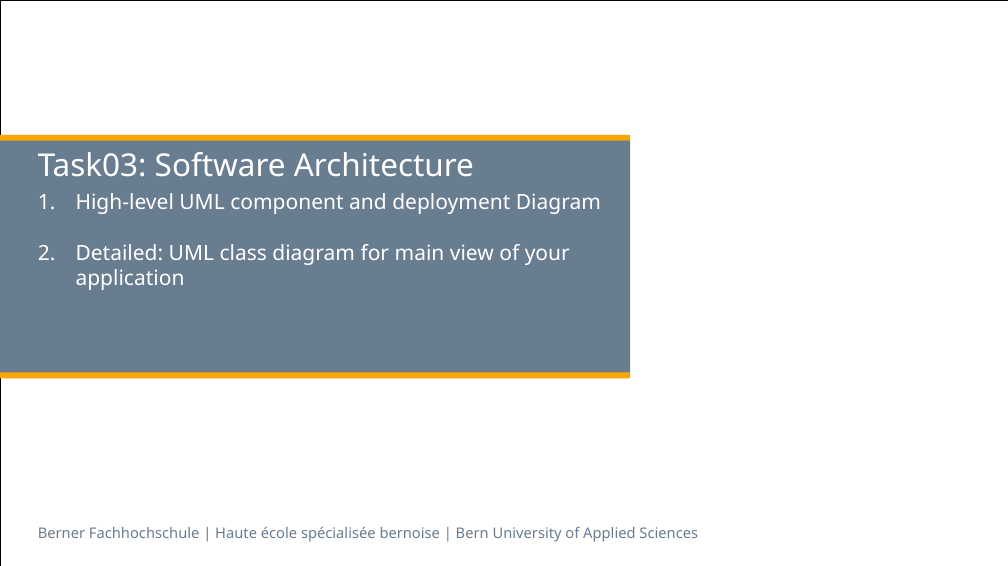
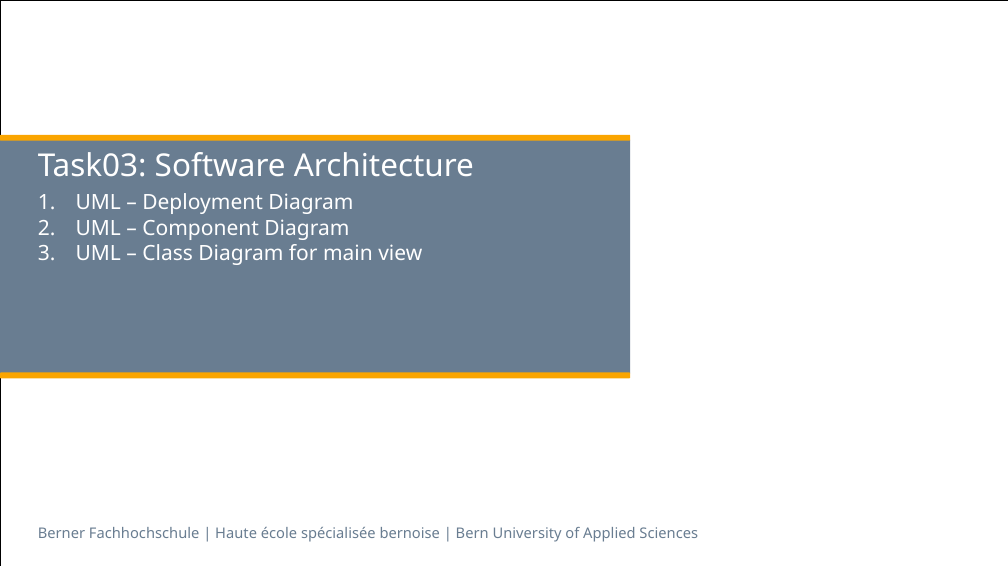
Before and after one commit to selvs1/ePsyDoc, a slide deck: slide 2 of doc/task-04/Präsentation task 03 und 04/Task03-04 - Ärzte - Suchtpatienten.pptx. Drawn at 1008x566 pixels with LibreOffice and Linux fonts; fonts in the diff are those of the drawing. Boxes give left, top, right and bottom in pixels: in the first picture for what was removed or moved away, otherwise in the second. Text is boxed around its words. In the diff, an @@ line names an element or a change of style, - is before the commit and + after.

```diff
--- a/doc/task-04/Präsentation task 03 und 04/Task03-04 - Ärzte - Suchtpatienten.pptx
+++ b/doc/task-04/Präsentation task 03 und 04/Task03-04 - Ärzte - Suchtpatienten.pptx
@@ subtitle at [76, 193, 422, 265]: text changed @@
-1. High-level UML component and deployment Diagram
-2. Detailed: UML class diagram for main view of your application
+1. UML – Deployment Diagram
+2. UML – Component Diagram
+3. UML – Class Diagram for main view
```
Also in this commit, not shown: 2 other slides changed, 1 slide added, 1 other file.
